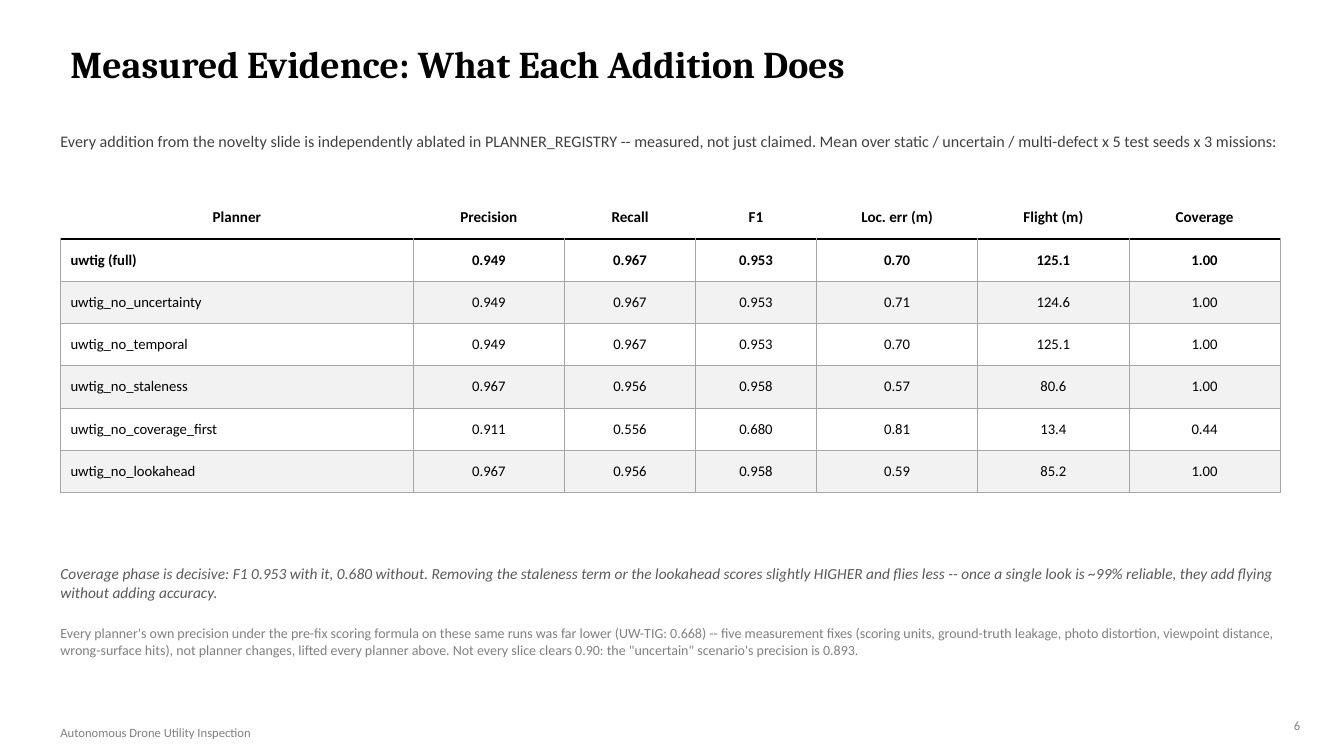
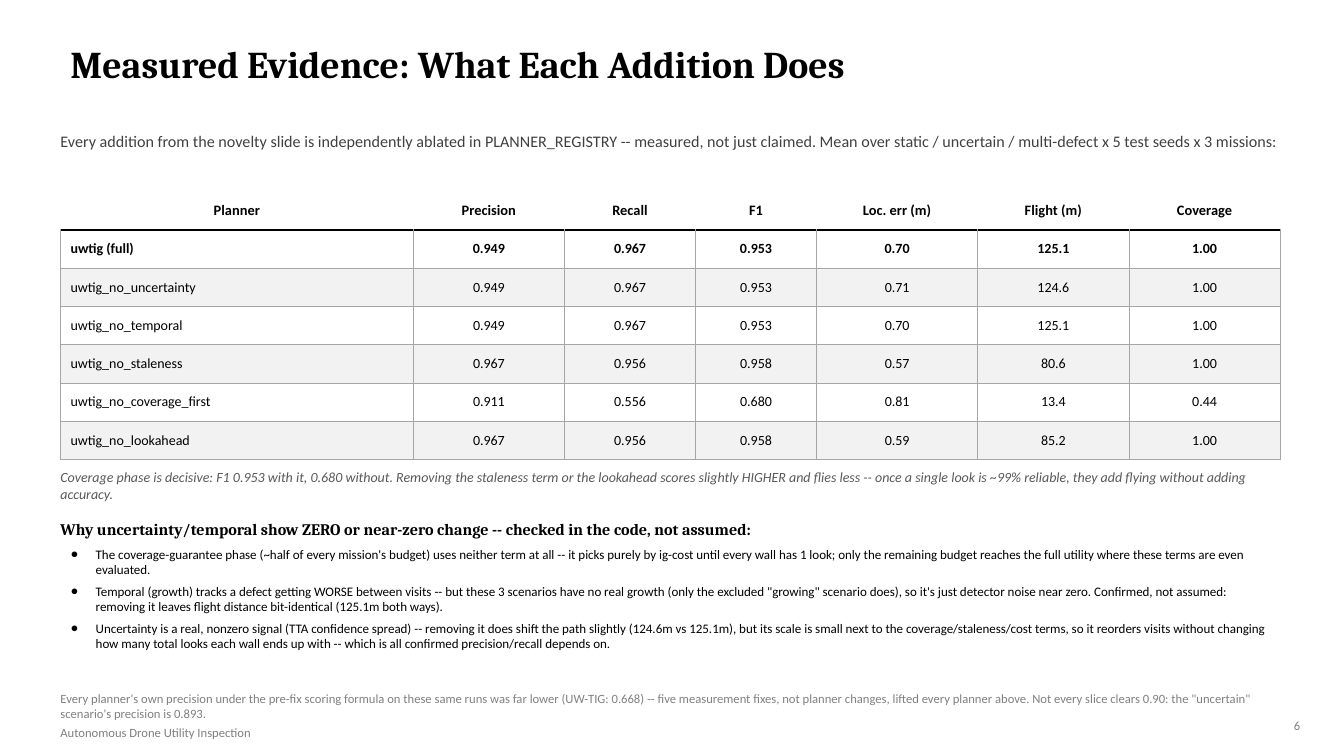
Before and after one commit to DrNeel11/project_work_1, a slide deck: slide 6 of drone-sim-today/Autonomous_Drone_Inspection_Progress.pptx. Drawn at 1344x756 pixels with LibreOffice and Linux fonts; fonts in the diff are those of the drawing. Boxes give left, top, right and bottom in pixels: in the first picture for what was removed or moved away, otherwise in the second. Text is boxed around its words. In the diff, an @@ line names an element or a change of style, - is before the commit and + after.

```diff
--- a/drone-sim-today/Autonomous_Drone_Inspection_Progress.pptx
+++ b/drone-sim-today/Autonomous_Drone_Inspection_Progress.pptx
@@ table at box(60, 192, 1280, 452) @@
@@ size 10.8 to 10.3 pt in "Planner", "Precision", "Recall", "F1" and 3 more places @@
@@ size 10.5 to 10 pt in "uwtig (full)", "0.949", "0.967", "0.953" and 38 more places @@
@@ table: place and size @@
-table at box(60, 197, 1280, 483)
+table at box(60, 192, 1280, 452)
@@ text "Coverage phase is decisive: F1 ...": place and size @@
-text "Coverage phase is decisive: F1 ..." at box(60, 568, 1272, 601)
+text "Coverage phase is decisive: F1 ..." at box(60, 472, 1246, 501)
@@ text "Coverage phase is decisive: F1 ..." at box(60, 472, 1246, 501): size 11 to 10 pt @@
@@ text added at box(60, 524, 751, 539), 11.5 pt, text #000000, bold @@
+Why uncertainty/temporal show ZERO or near-zero change -- checked in the code, not assumed:
@@ text added at box(96, 549, 1265, 650), 9.3 pt, text #000000 @@
+● The coverage-guarantee phase (~half of every mission's budget) uses neither term at all -- it picks purely by ig-cost until every wall has 1 look; only the remaining budget reaches the full utility where these terms are even evaluated.
+● Temporal (growth) tracks a defect getting WORSE between visits -- but these 3 scenarios have no real growth (only the excluded "growing" scenario does), so it's just detector noise near zero. Confirmed, not assumed: removing it leaves flight distance bit-identical (125.1m both ways).
+● Uncertainty is a real, nonzero signal (TTA confidence spread) -- removing it does shift the path slightly (124.6m vs 125.1m), but its scale is small next to the coverage/staleness/cost terms, so it reorders visits without changing how many total looks each wall ends up with -- which is all confirmed precision/recall depends on.
@@ text at box(60, 694, 1250, 720): text changed; size 10 to 9 pt @@
-Every planner's own precision under the pre-fix scoring formula on these same runs was far lower (UW-TIG: 0.668) -- five measurement fixes (scoring units, ground-truth leakage, photo distortion, viewpoint distance, wrong-surface hits), not planner changes, lifted every planner above. Not every slice clears 0.90: the "uncertain" scenario's precision is 0.893.
+Every planner's own precision under the pre-fix scoring formula on these same runs was far lower (UW-TIG: 0.668) -- five measurement fixes, not planner changes, lifted every planner above. Not every slice clears 0.90: the "uncertain" scenario's precision is 0.893.
```
Also in this commit, not shown: 1 other file.
